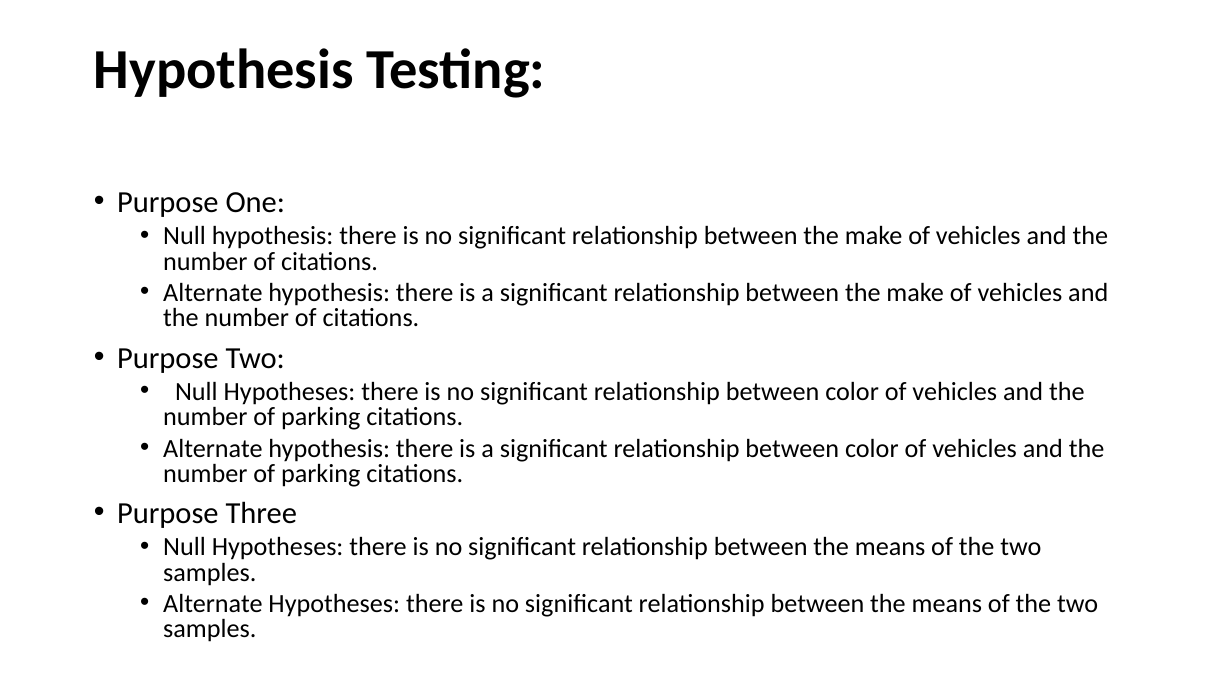
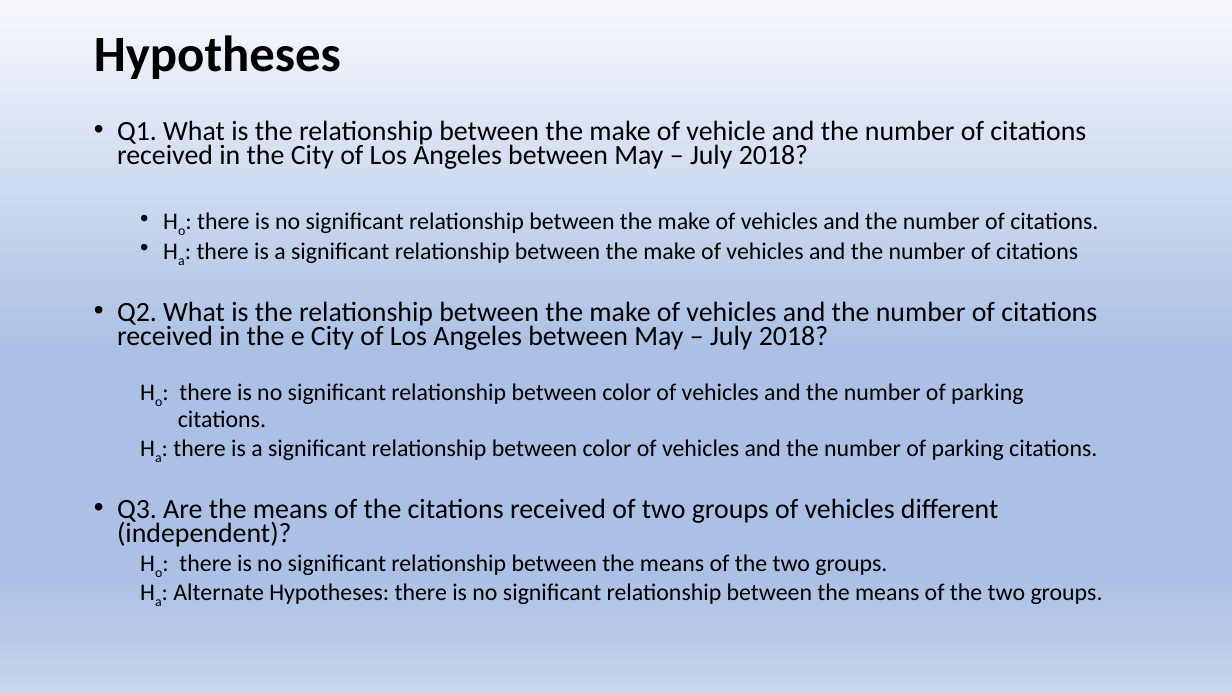
Before and after one commit to chele0630/Team3_Project1, a slide deck: slide 6 of Citation_Py_PPT.pptx (slide 7 before the commit). Drawn at 1232x693 pixels with LibreOffice and Linux fonts; fonts in the diff are those of the drawing. Boxes give left, top, right and bottom in pixels: in the first picture for what was removed or moved away, otherwise in the second. Text is boxed around its words. In the diff, an @@ line names an element or a change of style, - is before the commit and + after.

```diff
--- a/Citation_Py_PPT.pptx
+++ b/Citation_Py_PPT.pptx
@@ background #FFFFFF to gradient #F6F8FC to #ABC0E4 to #C7D5ED @@
@@ title at (x1=94, y1=35, x2=341, y2=79): text changed; size 44 to 39.6 pt @@
-Hypothesis Testing:
+Hypotheses
@@ text at (x1=117, y1=120, x2=1103, y2=604): text changed; size 20.4 to 18.6 pt @@
-• Purpose One:
-  • Null hypothesis: there is no significant relationship between the make of vehicles and the number of citations.
-  • Alternate hypothesis: there is a significant relationship between the make of vehicles and the number of citations.
-• Purpose Two:
-  • Null Hypotheses: there is no significant relationship between color of vehicles and the number of parking citations.
-  • Alternate hypothesis: there is a significant relationship between color of vehicles and the number of parking citations.
-• Purpose Three
-  • Null Hypotheses: there is no significant relationship between the means of the two samples.
-  • Alternate Hypotheses: there is no significant relationship between the means of the two samples.
+• Q1. What is the relationship between the make of vehicle and the number of citations received in the City of Los Angeles between May – July 2018?
+  • Ho: there is no significant relationship between the make of vehicles and the number of citations.
+  • Ha: there is a significant relationship between the make of vehicles and the number of citations
+• Q2. What is the relationship between the make of vehicles and the number of citations received in the e City of Los Angeles between May – July 2018?
+  Ho: there is no significant relationship between color of vehicles and the number of parking
+  citations.
+  Ha: there is a significant relationship between color of vehicles and the number of parking citations.
+• Q3. Are the means of the citations received of two groups of vehicles different (independent)?
+  Ho: there is no significant relationship between the means of the two groups.
+  Ha: Alternate Hypotheses: there is no significant relationship between the means of the two groups.
```
Also in this commit, not shown: 8 other slides changed, 12 slides added, 8 slides removed.
